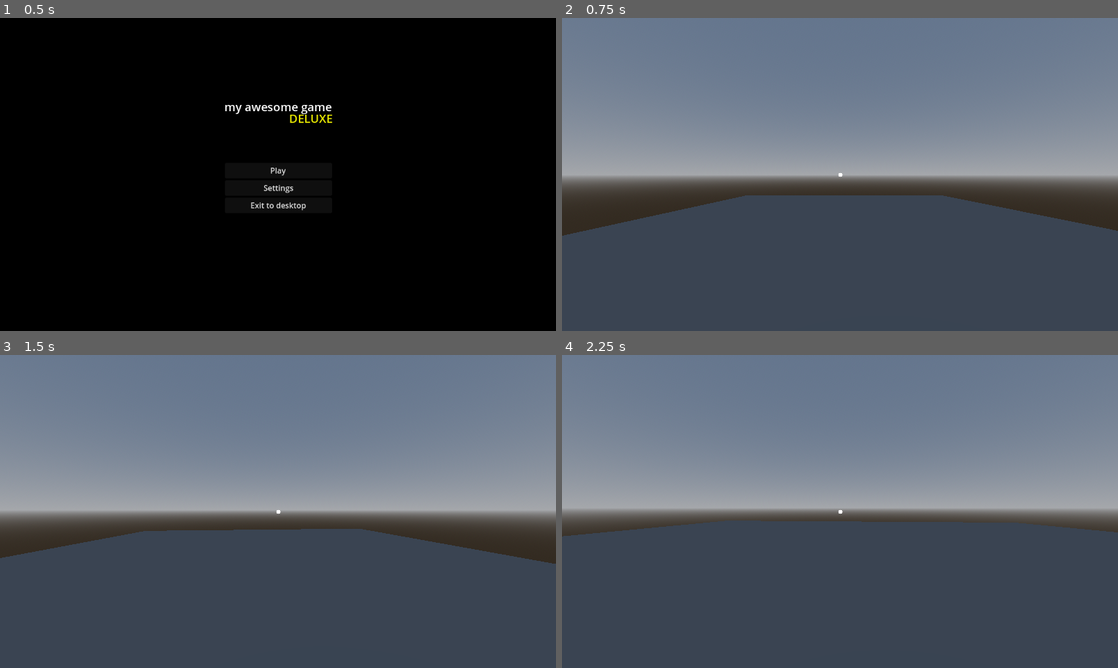
Above: before the commit, frames 1-4 (two rows, left to right).
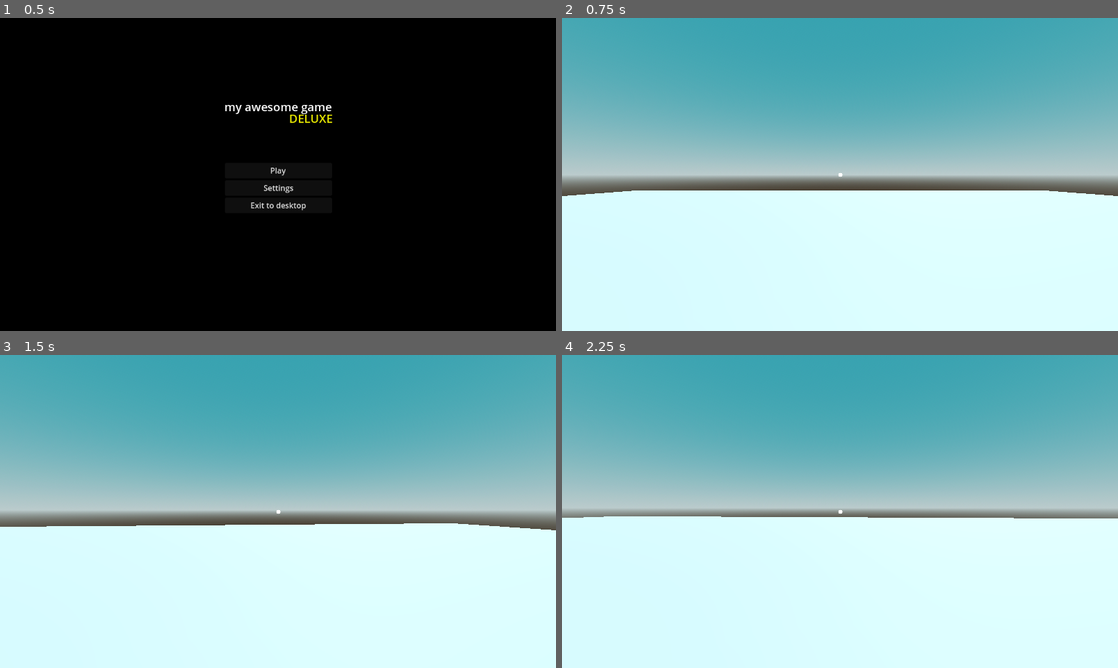
Above: after the commit, the same moments.

Repository: BingleyPro/time-drift
Game: Godot game, scene res://scenes/mainMenu.tscn
The game is run twice, just before and just after one commit, with the same random seed, the same clock (stepped at 60 frames per second) and the same inputs.
Inputs (mouse positions are in pixels of both pictures, inside the frame that each line leads up to):
- Up to frame 1 (0.5 s): no input
- Up to frame 2 (0.75 s): click "Play" at 0.5 s
- Up to frame 3 (1.5 s): tap Enter at 1.25 s; move the mouse to (305, 511) at 1.27 s; hold W (up) from 1.28 s (still down); tap C (crouch) at 1.35 s
- Up to frame 4 (2.25 s): keep holding W (up); tap Space (jump) at 1.52 s; move the mouse to (812, 511) at 2.02 s; tap E (interact) at 2.1 s

Frame 1 is identical in both runs. In frame 2, 98% of the frame differs, in the area x 0-100%, y 0-100%; in frame 3, 98%; in frame 4, 100%.

Commit message:
added level 1

Diff:
--- a/levels/level1.tscn
+++ /dev/null
@@ -1,25 +0,0 @@
-[gd_scene load_steps=5 format=3 uid="uid://c333jp3ofb5bb"]
-
-[ext_resource type="PackedScene" uid="uid://brpt71jl5cg2q" path="res://scenes/player.tscn" id="1_qkylp"]
-
-[sub_resource type="ProceduralSkyMaterial" id="ProceduralSkyMaterial_607uf"]
-
-[sub_resource type="Sky" id="Sky_mnt7l"]
-sky_material = SubResource("ProceduralSkyMaterial_607uf")
-
-[sub_resource type="Environment" id="Environment_u5a18"]
-background_mode = 2
-sky = SubResource("Sky_mnt7l")
-
-[node name="Level1" type="Node3D"]
-
-[node name="Player" parent="." instance=ExtResource("1_qkylp")]
-transform = Transform3D(1, 0, 0, 0, 1, 0, 0, 0, 1, 6.69453, 0.195903, 8.79958)
-
-[node name="CSGBox3D" type="CSGBox3D" parent="."]
-transform = Transform3D(1, 0, 0, 0, 1, 0, 0, 0, 1, 6.78677, -0.294786, 8.29138)
-use_collision = true
-size = Vector3(4.53662, 1, 8.56109)
-
-[node name="WorldEnvironment" type="WorldEnvironment" parent="."]
-environment = SubResource("Environment_u5a18")
--- /dev/null
+++ b/levels/level_1.tscn
@@ -0,0 +1,43 @@
+[gd_scene load_steps=7 format=3 uid="uid://b2i7ad6vadc21"]
+
+[ext_resource type="PackedScene" uid="uid://brpt71jl5cg2q" path="res://scenes/player.tscn" id="1_awnm3"]
+
+[sub_resource type="ProceduralSkyMaterial" id="ProceduralSkyMaterial_jkji4"]
+sky_top_color = Color(0.178285, 0.497917, 0.549767, 1)
+sky_horizon_color = Color(0.594571, 0.666729, 0.670692, 1)
+ground_horizon_color = Color(0.594571, 0.666729, 0.670692, 1)
+
+[sub_resource type="Sky" id="Sky_yyedr"]
+sky_material = SubResource("ProceduralSkyMaterial_jkji4")
+
+[sub_resource type="Environment" id="Environment_qpa8f"]
+background_mode = 2
+sky = SubResource("Sky_yyedr")
+tonemap_mode = 2
+glow_enabled = true
+
+[sub_resource type="BoxShape3D" id="BoxShape3D_kven2"]
+
+[sub_resource type="BoxMesh" id="BoxMesh_htoj8"]
+
+[node name="level1" type="Node3D"]
+
+[node name="WorldEnvironment" type="WorldEnvironment" parent="."]
+environment = SubResource("Environment_qpa8f")
+
+[node name="sun" type="DirectionalLight3D" parent="."]
+transform = Transform3D(-0.866025, -0.433013, 0.25, 0, 0.5, 0.866025, -0.5, 0.75, -0.433013, 0, 0, 0)
+light_energy = 1.15
+shadow_enabled = true
+
+[node name="Player" parent="." instance=ExtResource("1_awnm3")]
+transform = Transform3D(1, 0, 0, 0, 1, 0, 0, 0, 1, 0, 0.0561273, 0)
+
+[node name="floor" type="StaticBody3D" parent="."]
+transform = Transform3D(12.47, 0, 0, 0, 0.1, 0, 0, 0, 12.47, 0, 0, 0)
+
+[node name="CollisionShape3D" type="CollisionShape3D" parent="floor"]
+shape = SubResource("BoxShape3D_kven2")
+
+[node name="MeshInstance3D" type="MeshInstance3D" parent="floor"]
+mesh = SubResource("BoxMesh_htoj8")
--- a/scenes/main_menu.gd
+++ b/scenes/main_menu.gd
@@ -7,7 +7,7 @@
 
 ## This template does not supply loading screens, so you have to make one yourself
 func _play() -> void:
-	get_tree().change_scene_to_file("res://levels/level1.tscn")
+	get_tree().change_scene_to_file("res://levels/level_1.tscn")
 
 ## literally copied from game pause settings smh
 func _settings() -> void:
Not shown: 1 places in scenes/mainMenu.tscn that only renumber resources
